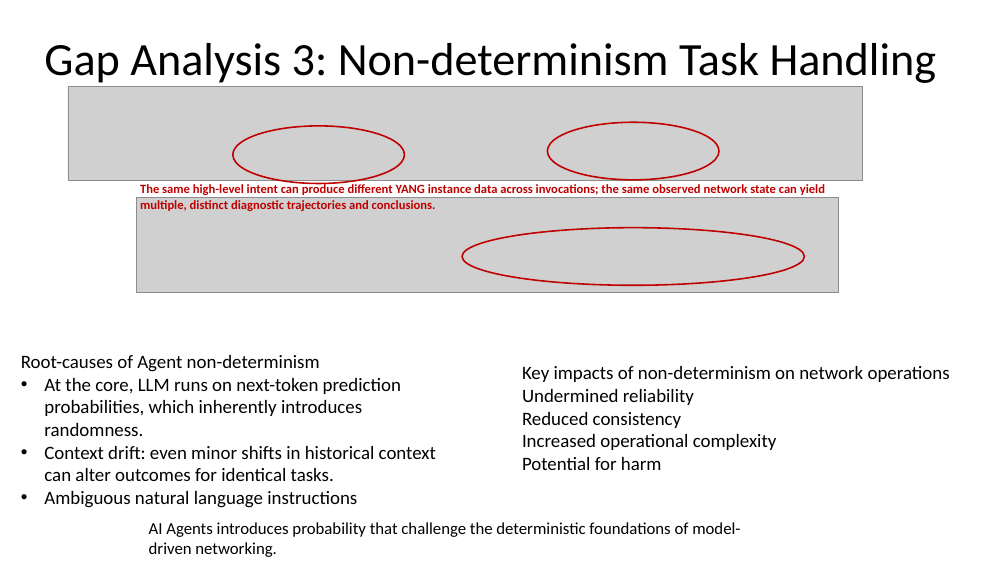
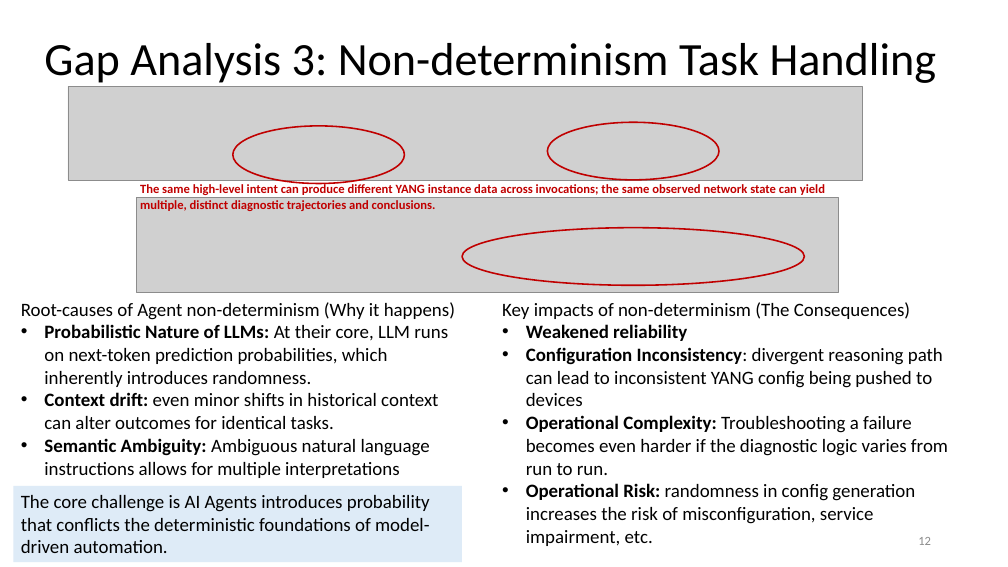
Before and after one commit to QiufangMa/AgentImpact2YANG, a slide deck: slide 12 of Side Meetings/AgentImpact2YANG.pptx. Drawn at 1008x567 pixels with LibreOffice and Linux fonts; fonts in the diff are those of the drawing; grey boxes stand for pictures. Boxes give left, top, right and bottom in pixels: in the first picture for what was removed or moved away, otherwise in the second. Text is boxed around its words. In the diff, an @@ line names an element or a change of style, - is before the commit and + after.

```diff
--- a/Side Meetings/AgentImpact2YANG.pptx
+++ b/Side Meetings/AgentImpact2YANG.pptx
@@ text "Root-causes of Agent non-determinism (Why ...": place and size @@
-text "Root-causes of Agent non-determinism (Why ..." at box(21, 355, 436, 508)
+text "Root-causes of Agent non-determinism (Why ..." at box(21, 302, 455, 478)
@@ text at box(21, 302, 455, 387): text changed @@
-Root-causes of Agent non-determinism
-• At the core, LLM runs on next-token prediction probabilities, which inherently introduces randomness.
+Root-causes of Agent non-determinism (Why it happens)
+• Probabilistic Nature of LLMs: At their core, LLM runs on next-token prediction probabilities, which inherently introduces randomness.
@@ text at box(502, 302, 948, 546): text changed @@
-Key impacts of non-determinism on network operations
-Undermined reliability
-Reduced consistency
-Increased operational complexity
-Potential for harm
+Key impacts of non-determinism (The Consequences)
+• Weakened reliability
+• Configuration Inconsistency: divergent reasoning path can lead to inconsistent YANG config being pushed to devices
+• Operational Complexity: Troubleshooting a failure becomes even harder if the diagnostic logic varies from run to run.
+• Operational Risk: randomness in config generation increases the risk of misconfiguration, service impairment, etc.
@@ text at box(44, 392, 438, 429): bold on in "Context drift:" @@
@@ text at box(44, 438, 430, 478): text changed @@
-• Ambiguous natural language instructions
+• Semantic Ambiguity: Ambiguous natural language instructions allows for multiple interpretations
@@ rectangle "The core challenge is AI ...": place and size @@
-rectangle "The core challenge is AI ..." at box(149, 522, 740, 557)
+rectangle "The core challenge is AI ..." at box(14, 486, 462, 563)
@@ rectangle "The core challenge is AI ..." at box(14, 486, 462, 563): fill none to #DEEBF7 @@
@@ text in rectangle at box(21, 495, 430, 553): text changed; size 16 to 18 pt @@
-AI Agents introduces probability that challenge the deterministic foundations of model-driven networking.
+The core challenge is AI Agents introduces probability that conflicts the deterministic foundations of model-driven automation.
@@ text added at box(918, 537, 931, 545), 12 pt, text #8C8C8C @@
+12
```
Also in this commit, not shown: 13 other slides changed, 3 slides added, 2 slides removed, 1 other file.
